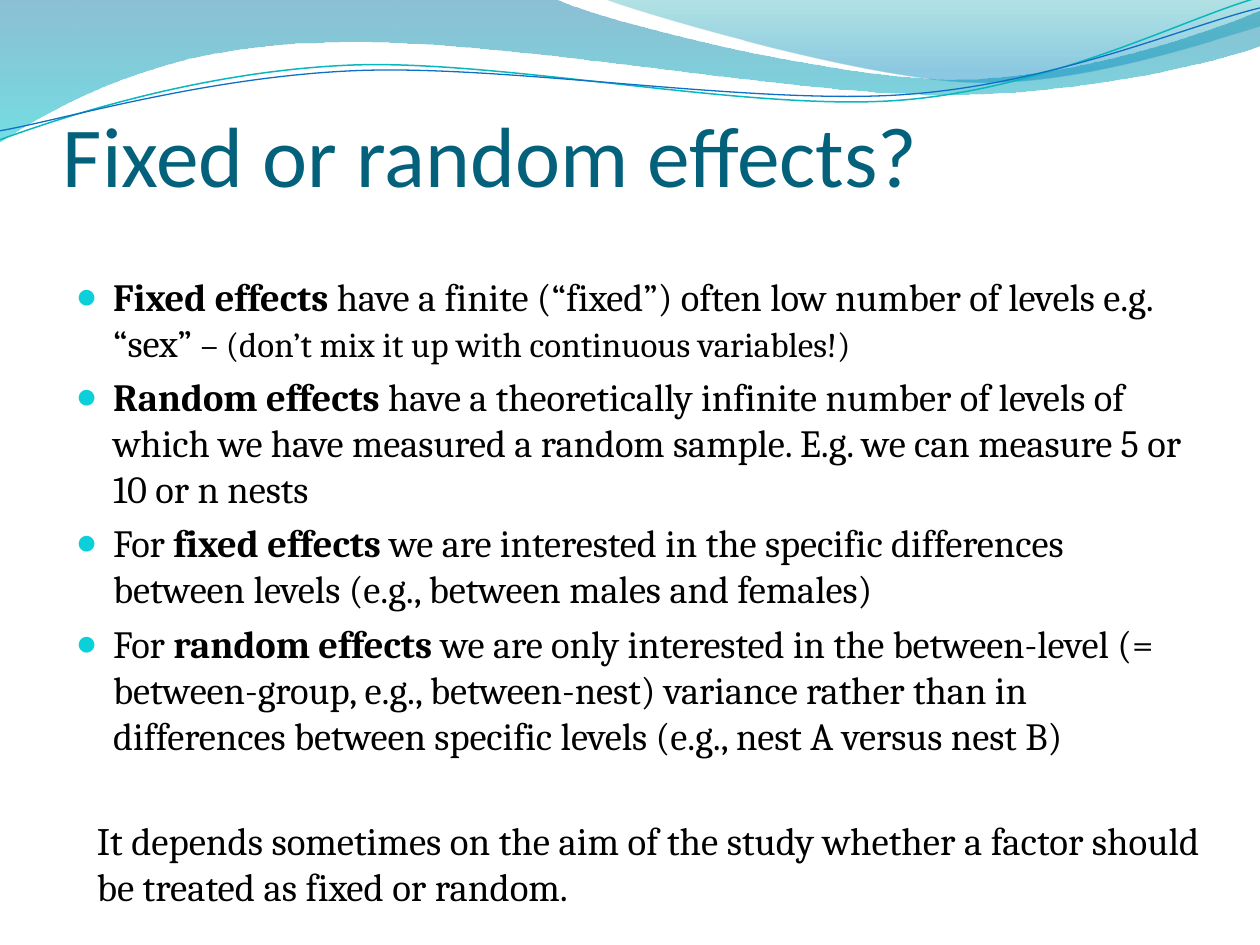
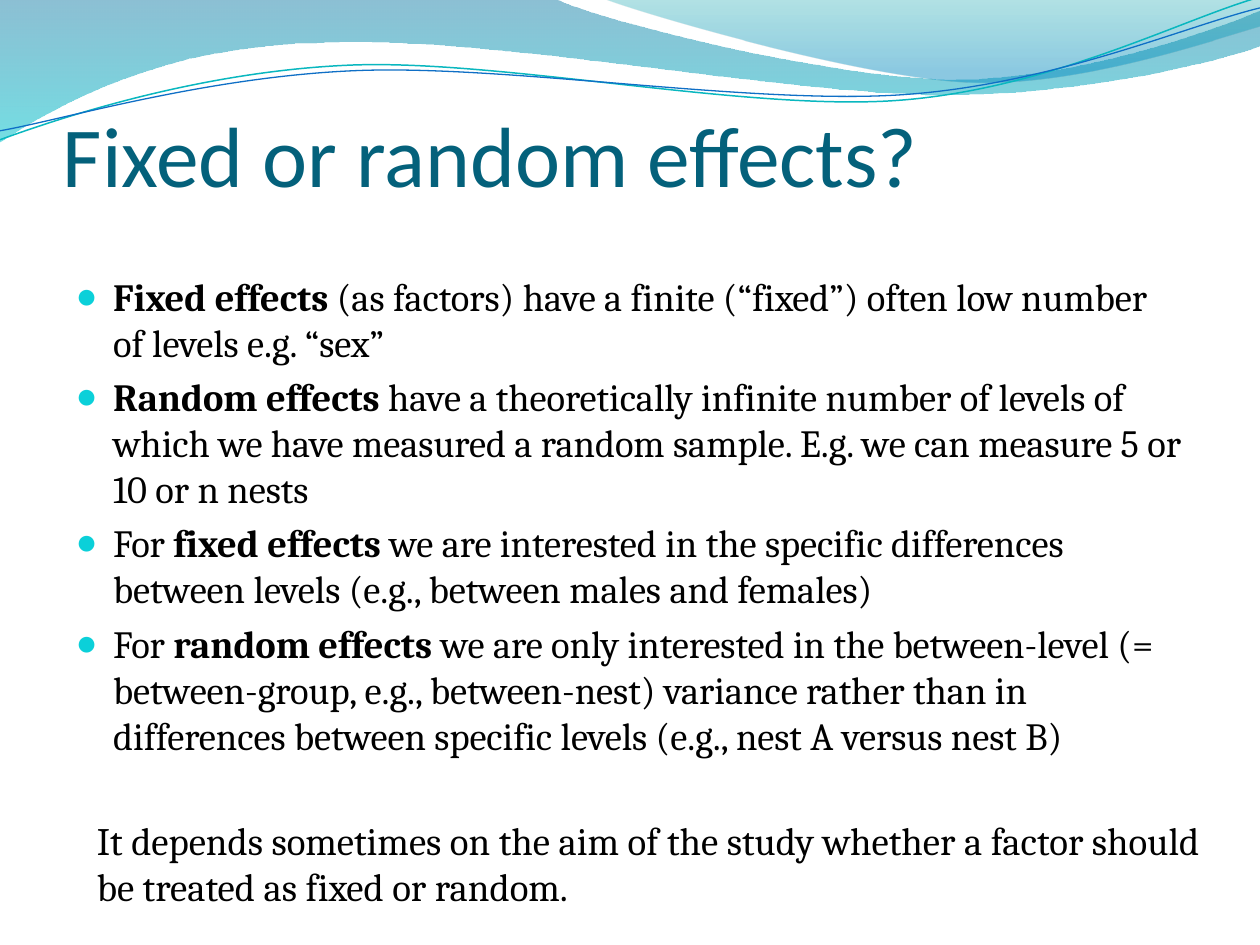
Before and after one commit to ricschuster/R_Workshop_Vienna_2018_02, a slide deck: slide 6 of ppts/Topic 7 Linear mixed-effects models (random effects).pptx. Drawn at 1260x945 pixels with LibreOffice and Linux fonts; fonts in the diff are those of the drawing; background and template pictures are left out. Boxes give left, top, right and bottom in pixels: in the first picture for what was removed or moved away, otherwise in the second. Text is boxed around its words. In the diff, an @@ line names an element or a change of style, - is before the commit and + after.

```diff
--- a/ppts/Topic 7 Linear mixed-effects models (random effects).pptx
+++ b/ppts/Topic 7 Linear mixed-effects models (random effects).pptx
@@ text at [113,283,1147,366]: text changed @@
-● Fixed effects have a finite (“fixed”) often low number of levels e.g. “sex” – (don’t mix it up with continuous variables!)
+● Fixed effects (as factors) have a finite (“fixed”) often low number of levels e.g. “sex”
```
Also in this commit, not shown: 5 other slides changed, 1 slide removed.
